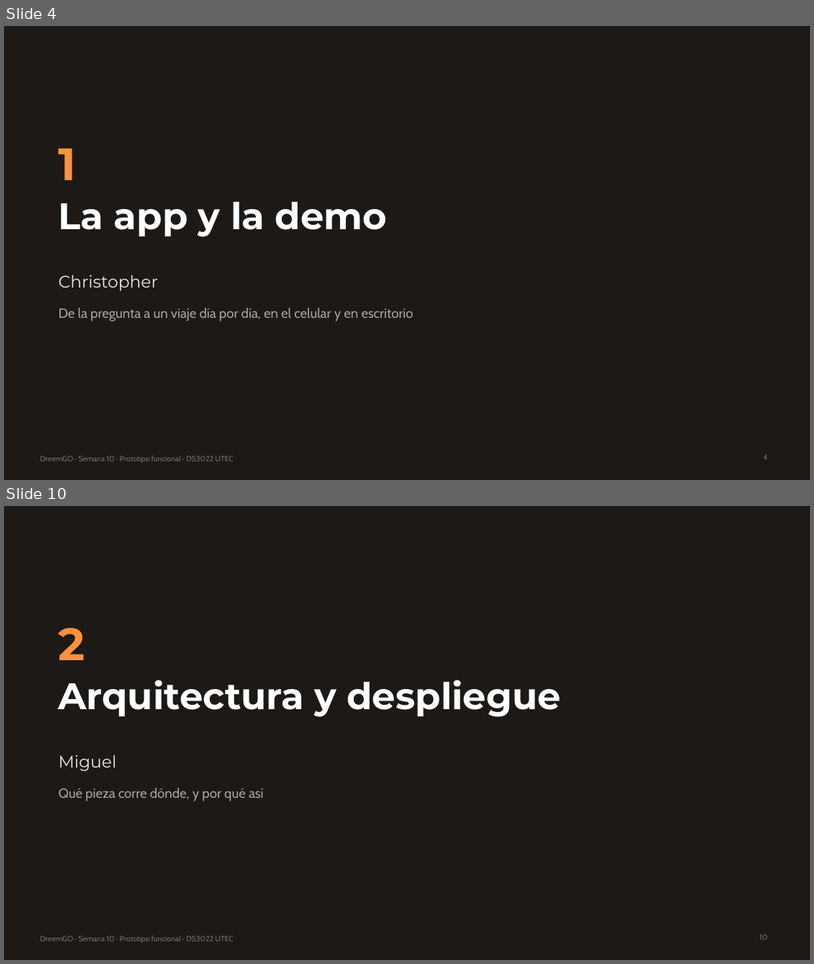
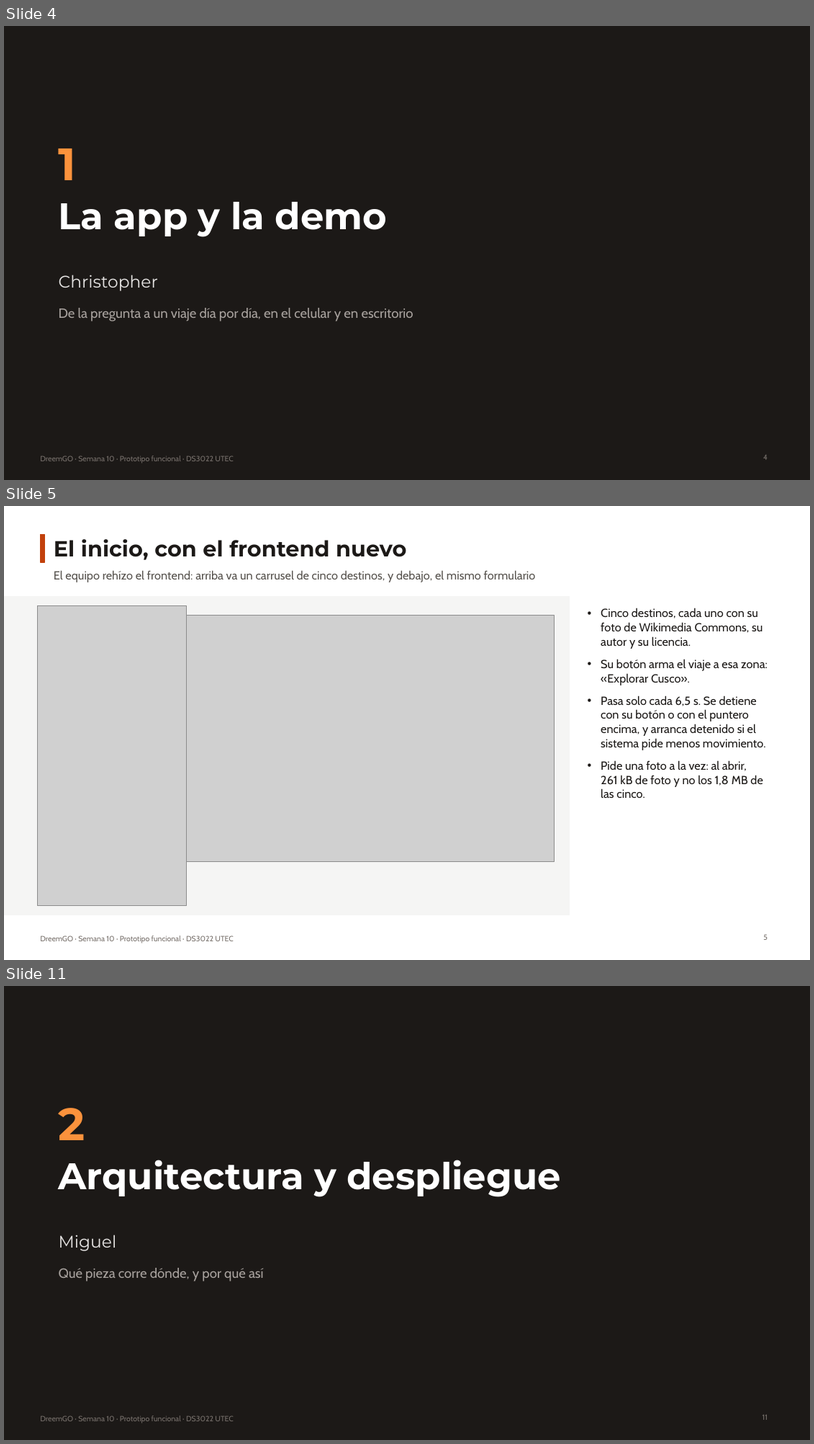
Before and after one commit to oswaldoaqm/Alejandros-Team, a slide deck: deliveries/week10/PresentationWeek10.pptx. Shown one above the other, each under a label of ours: slides 4 and 10 before the commit, slides 4, 5 and 11 after it; the slides between them are not shown. The pictures are 814x964 and 814x1444 pixels, drawn with LibreOffice and Linux fonts; fonts in the diff are those of the drawing; grey boxes stand for pictures. Boxes give left, top, right and bottom in pixels: in the first picture for what was removed or moved away, otherwise in the second. Text is boxed around its words. In the diff, an @@ line names an element or a change of style, - is before the commit and + after.

Commit message:
docs(week10): la presentacion con el frontend nuevo

```diff
--- a/deliveries/week10/PresentationWeek10.pptx
+++ b/deliveries/week10/PresentationWeek10.pptx
@@ slide 5 added at [4, 506, 810, 960], background #FFFFFF; not listed: 1 template element that a slide beside it also shows @@
@@ rectangle added at [40, 534, 44, 562], fill #C2410C, outline #C2410C 1 pt @@
@@ title added at [54, 539, 406, 560], 26 pt, text #1C1917, bold @@
+El inicio, con el frontend nuevo
@@ text added at [54, 570, 536, 582], 14 pt, text #57534E @@
+El equipo rehízo el frontend: arriba va un carrusel de cinco destinos, y debajo, el mismo formulario
@@ rectangle added at [4, 597, 570, 914], fill #F5F5F4, outline #F5F5F4 1 pt @@
@@ picture added at [37, 606, 187, 906] @@
@@ text added at [601, 608, 768, 798], 14 pt, text #1C1917 @@
+• Cinco destinos, cada uno con su foto de Wikimedia Commons, su autor y su licencia.
+• Su botón arma el viaje a esa zona: «Explorar Cusco».
+• Pasa solo cada 6,5 s. Se detiene con su botón o con el puntero encima, y arranca detenido si el sistema pide menos movimiento.
+• Pide una foto a la vez: al abrir, 261 kB de foto y no los 1,8 MB de las cinco.
@@ picture added at [170, 615, 555, 861] @@
@@ page number added at [764, 934, 768, 939], 9 pt, text #78716C @@
+5
@@ what was slide 10 is now slide 11 @@
@@ page number at [763, 1414, 768, 1419]: text changed @@
-10
+11
```
Also in this commit, not shown: 3 slides changed, 1 other file.
